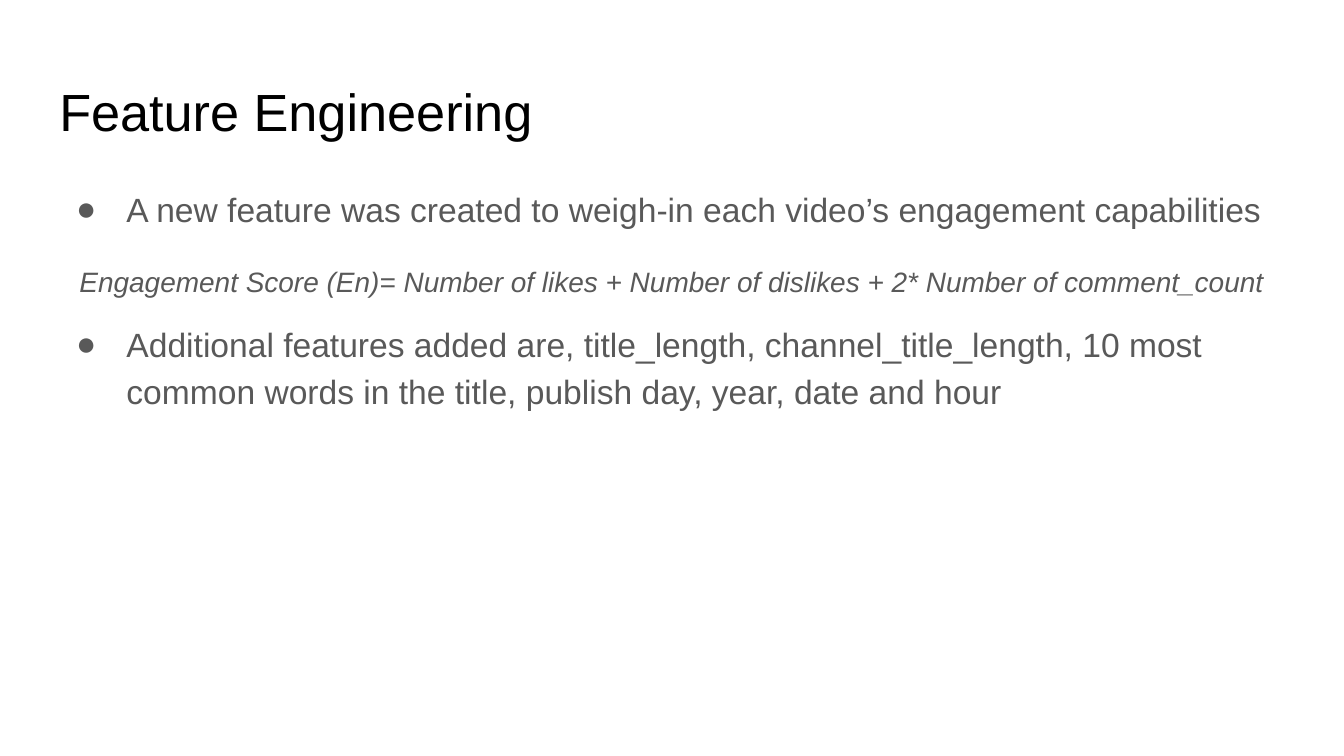
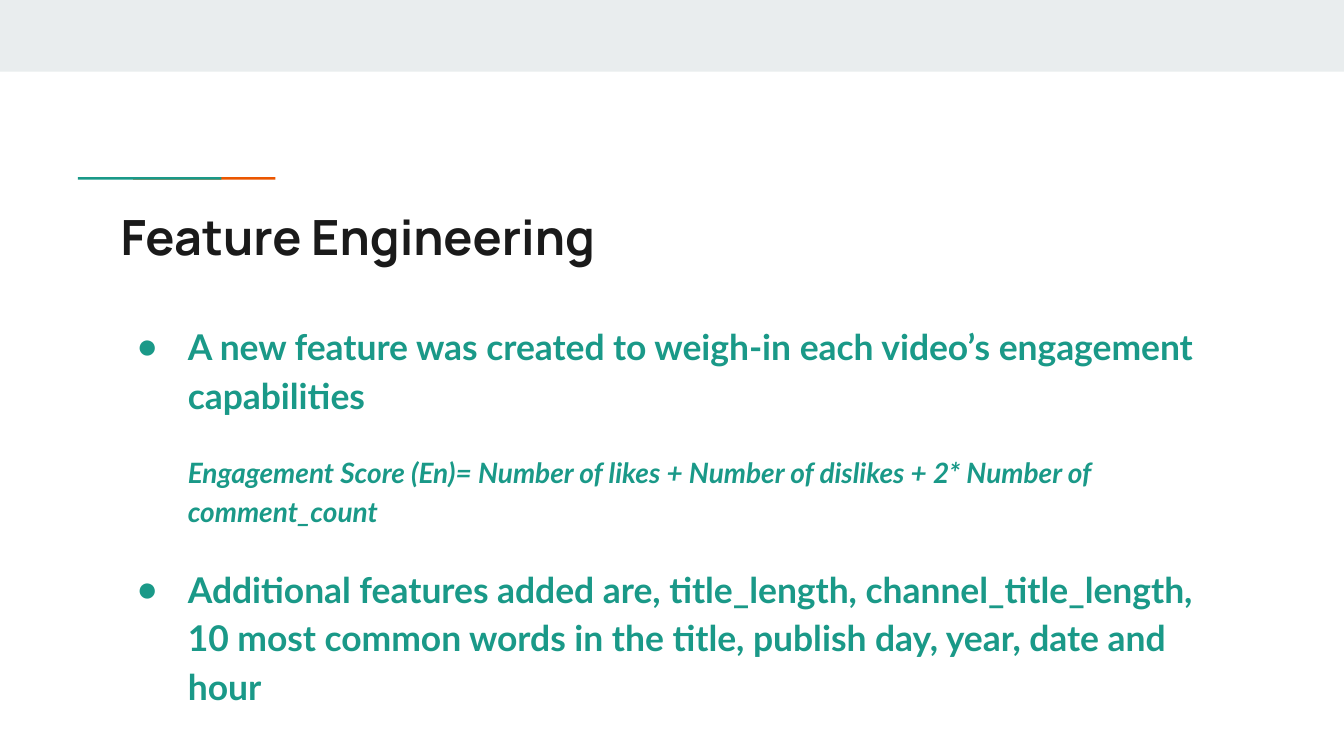
Before and after one commit to fariha23/YouTube_Data_Analysis_Video_Categories, a slide deck: slide 20 of Capstone1_Final_Report_Pres/Predicting Popularity of YouTube Videos - Presentation.pptx. Drawn at 1344x756 pixels with LibreOffice and Linux fonts; fonts in the diff are those of the drawing. Boxes give left, top, right and bottom in pixels: in the first picture for what was removed or moved away, otherwise in the second. Text is boxed around its words. In the diff, an @@ line names an element or a change of style, - is before the commit and + after.

Commit message:
Presentation theme changed

```diff
--- a/Capstone1_Final_Report_Pres/Predicting Popularity of YouTube Videos - Presentation.pptx
+++ b/Capstone1_Final_Report_Pres/Predicting Popularity of YouTube Videos - Presentation.pptx
@@ rectangle added at (0, 0, 1344, 71), fill #E9EDEE @@
@@ rectangle added at (122, 175, 177, 181), fill #1A9988 @@
@@ rectangle added at (176, 175, 231, 181), fill #EB5600 @@
@@ title "Feature Engineering": place and size @@
-title "Feature Engineering" at (59, 93, 533, 141)
+title "Feature Engineering" at (121, 219, 595, 268)
@@ title "Feature Engineering" at (121, 219, 595, 268): size 28 to 26 pt, font Arial to Manrope, text colour #000000 to #1A1A1A, bold on @@
@@ text "A new feature was created ...": place and size @@
-text "A new feature was created ..." at (79, 197, 1263, 410)
+text "A new feature was created ..." at (188, 333, 1193, 657)
@@ text "A new feature was created ..." at (188, 333, 1193, 657): size 18 to 19 pt in "A new feature was created to weigh-in ...", "Additional features added are, title_length, channel_title_l ..."; font Arial to Lato, text colour #595959 to #1A9988, bold on; more space between paragraphs; bullet colour #595959 to #1A9988; alignment centre to left; indent changed @@
```
Also in this commit, not shown: 23 other slides changed, 1 other file.
